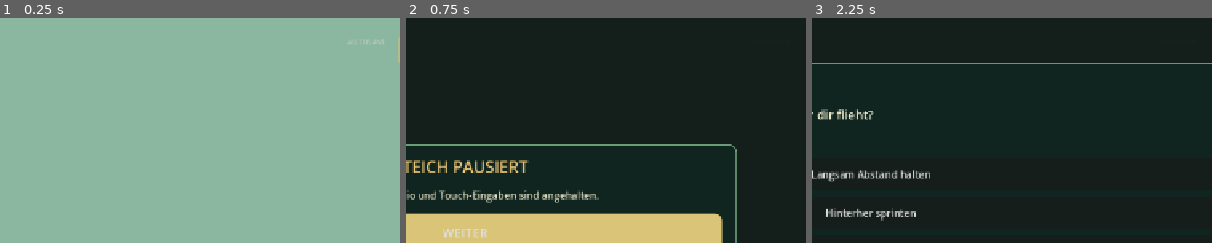
Above: before the commit, frames 1-3 (left to right).
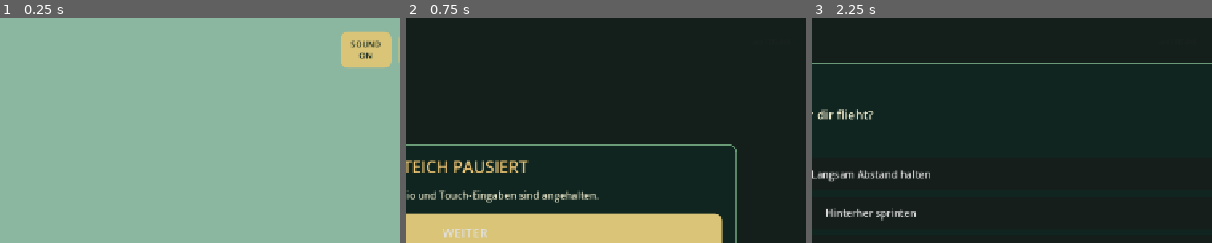
Above: after the commit, the same moments.

Repository: makopipokam/manualai.org
Game: Godot game, scene res://main.tscn
Two runs of this game, one before a commit and one after it. Both use one fixed random seed, a clock stepped at 60 frames per second and the inputs below. Sound files missing from this copy of the repository are replaced by a short silence.
Inputs:
- Up to frame 1 (0.25 s): no input
- Up to frame 2 (0.75 s): click "Ⅱ" at 0.5 s
- Up to frame 3 (2.25 s): click "WEITER" at 1.25 s; click "QUIZ · Q" at 2 s
The pictures show only the part of the screen within x 43-93%, y 0-50%; the shares and areas given below are measured in that part.

The runs differ from the first frame. In frame 1, 2.0% of the frame differs, in the area x 85-98%, y 5-22%; in frame 2, nothing differs; in frame 3, nothing differs.

Commit message:
Add persisted mobile sound toggle

Diff:
--- a/godot/pwnd-prototype/scripts/main.gd
+++ b/godot/pwnd-prototype/scripts/main.gd
@@ -10,6 +10,7 @@
 var energy := 180
 var water := 80
 var dock_built := false
+var audio_enabled := true
 var hud_energy: Label
 var hud_water: Label
 var hud_panel: ColorRect
@@ -34,12 +35,12 @@
 
 func _ready() -> void:
 	_build_environment()
+	_load_game()
 	_build_ambient_audio()
 	_build_player()
 	_build_hud()
 	_spawn_animals()
 	_build_ripples()
-	_load_game()
 	_update_hud("Willkommen in deinem kleinen Teich.")
 	if dock_built:
 		_place_dock()
@@ -82,7 +83,8 @@
 	ambient_audio.volume_db = -15.0
 	ambient_audio.finished.connect(ambient_audio.play)
 	add_child(ambient_audio)
-	ambient_audio.play()
+	if audio_enabled:
+		ambient_audio.play()
 
 func _add_box(label_name: String, size: Vector3, position: Vector3, color: Color, transparency := 0.0) -> MeshInstance3D:
 	var item := MeshInstance3D.new()
@@ -168,6 +170,7 @@
 	mobile_controls.move_changed.connect(player.set_mobile_move)
 	mobile_controls.look_changed.connect(player.apply_touch_look)
 	mobile_controls.action_pressed.connect(_on_mobile_action)
+	mobile_controls.set_audio_enabled(audio_enabled)
 	_build_pause_overlay(layer)
 	quiz_panel = QuizPanelScript.new()
 	layer.add_child(quiz_panel)
@@ -287,6 +290,9 @@
 	if action == "pause":
 		_toggle_pause()
 		return
+	if action == "sound":
+		_toggle_audio()
+		return
 	if quiz_panel.visible:
 		return
 	_vibrate(35)
@@ -308,6 +314,19 @@
 		pause_overlay.hide()
 		mobile_controls.show()
 		_update_hud("Zurück im Teichgarten.")
+
+func _toggle_audio() -> void:
+	audio_enabled = not audio_enabled
+	if ambient_audio:
+		if audio_enabled:
+			ambient_audio.play()
+		else:
+			ambient_audio.stop()
+	if mobile_controls:
+		mobile_controls.set_audio_enabled(audio_enabled)
+	_update_hud("Teichklang eingeschaltet." if audio_enabled else "Teichklang ausgeschaltet.")
+	_vibrate(20)
+	_save_game()
 
 func _on_quiz_closed() -> void:
 	player.set_physics_process(true)
@@ -457,7 +476,7 @@
 	var animal_data := {}
 	for animal in animals:
 		animal_data[animal.species] = animal.development
-	var data := {"energy": energy, "water": water, "dock_built": dock_built, "animals": animal_data}
+	var data := {"energy": energy, "water": water, "dock_built": dock_built, "audio_enabled": audio_enabled, "animals": animal_data}
 	var file := FileAccess.open(SAVE_PATH, FileAccess.WRITE)
 	if file:
 		file.store_string(JSON.stringify(data))
@@ -477,6 +496,7 @@
 		energy = int(parsed.get("energy", energy))
 		water = int(parsed.get("water", water))
 		dock_built = bool(parsed.get("dock_built", false))
+		audio_enabled = bool(parsed.get("audio_enabled", true))
 		_loaded_animals = parsed.get("animals", {})
 
 var _loaded_animals: Dictionary = {}
--- a/godot/pwnd-prototype/scripts/mobile_controls.gd
+++ b/godot/pwnd-prototype/scripts/mobile_controls.gd
@@ -12,6 +12,7 @@
 var look_touch := -1
 var last_look_position := Vector2.ZERO
 var action_buttons: Array[Button] = []
+var sound_button: Button
 
 func _ready() -> void:
 	set_anchors_and_offsets_preset(Control.PRESET_FULL_RECT)
@@ -36,6 +37,18 @@
 	pause_button.add_theme_stylebox_override("pressed", _button_style(Color("#9dbb83")))
 	pause_button.pressed.connect(action_pressed.emit.bind("pause"))
 	add_child(pause_button)
+	sound_button = Button.new()
+	sound_button.text = "SOUND\nON"
+	sound_button.tooltip_text = "Ambient sound an/aus"
+	sound_button.set_anchors_preset(Control.PRESET_TOP_RIGHT)
+	sound_button.position = Vector2(-190, 22)
+	sound_button.size = Vector2(82, 58)
+	sound_button.add_theme_font_size_override("font_size", 13)
+	sound_button.add_theme_color_override("font_color", Color("#10251f"))
+	sound_button.add_theme_stylebox_override("normal", _button_style(Color("#d9c477")))
+	sound_button.add_theme_stylebox_override("pressed", _button_style(Color("#9dbb83")))
+	sound_button.pressed.connect(action_pressed.emit.bind("sound"))
+	add_child(sound_button)
 	var column := VBoxContainer.new()
 	column.set_anchors_preset(Control.PRESET_BOTTOM_RIGHT)
 	column.position = Vector2(-210, -224)
@@ -54,6 +67,10 @@
 	hint.position = Vector2(28, -42)
 	hint.size = Vector2(260, 28)
 	add_child(hint)
+
+func set_audio_enabled(enabled: bool) -> void:
+	if sound_button:
+		sound_button.text = "SOUND\nON" if enabled else "SOUND\nOFF"
 
 func _add_action_button(parent: Container, text: String, action: String) -> void:
 	var button := Button.new()
Not shown, changed: godot/pwnd-prototype/README.md
Not shown, changed: godot/pwnd-prototype/ROADMAP.md
